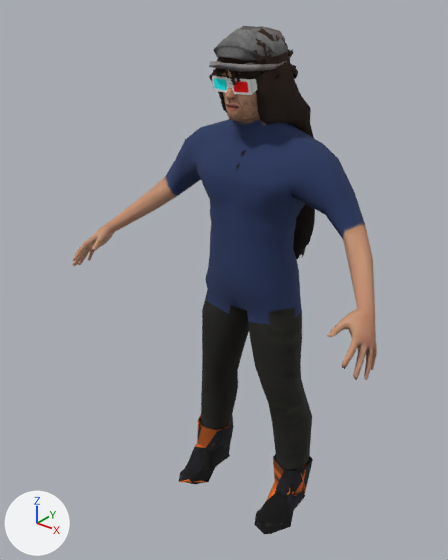
A saved change to the glTF model examples/character-generator/res/models/characters/hero.glb.
One viewpoint serves both versions: a 50 mm camera at (1.214, -1.571, 1.977) aimed at (-0.059, 0.02, 0.99). Lighting does not change. The marker at lower left points along +X, +Y and +Z. The first picture is the older version. Vertices at exactly the same position are counted once.
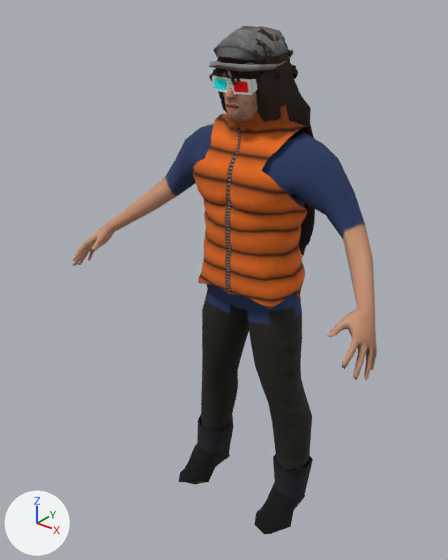
Commit message: examples/character-generator: the hero wears his own puffer vest

Changed parts and their boxes [x1, y1, x2, y2] in the pictures (448 x 560 px):
```json
{"part": 1, "of": "me_mesh_0", "change": "built on", "before": [198, 116, 304, 302], "after": [193, 105, 314, 309]}
{"part": 2, "of": "me_mesh_0", "change": "surface changed", "before": [179, 415, 310, 504], "after": [179, 415, 310, 504]}
```

The change, as JSON lines over the scene's bpy script:
```json
{"block": "me_mesh_0", "where": "# used by ob_mesh; location = (0.0, 0.0, 0.0)"}
{"op": "remove", "block": "me_mesh_0", "code": "me_mesh_0.from_pydata(...)  # 4266 vertices, 8624 faces; spans x -0.62..0.62, y -0.25..0.29, z -0.02..1.85"}
{"op": "add", "block": "me_mesh_0", "code": "me_mesh_0.from_pydata(...)  # 4949 vertices, 9798 faces; spans x -0.62..0.62, y -0.25..0.29, z -0.02..1.85"}
{"block": "me_mesh_0", "change": "me_mesh_0 part 1: 1 vertex moved within x 0.09, y 0.23, z 1.2; 149 vertices removed from x -0.17..0.17, y -0.02..0.23, z 1.02..1.57; 832 vertices added at x -0.21..0.21, y -0.04..0.27, z 0.94..1.62"}
{"block": "me_mesh_0", "change": "me_mesh_0 part 2: 315 kept faces spanning x -0.28..0.28, y -0.09..0.23, z -0.02..0.22 get new texture (UV) coordinates"}
```
